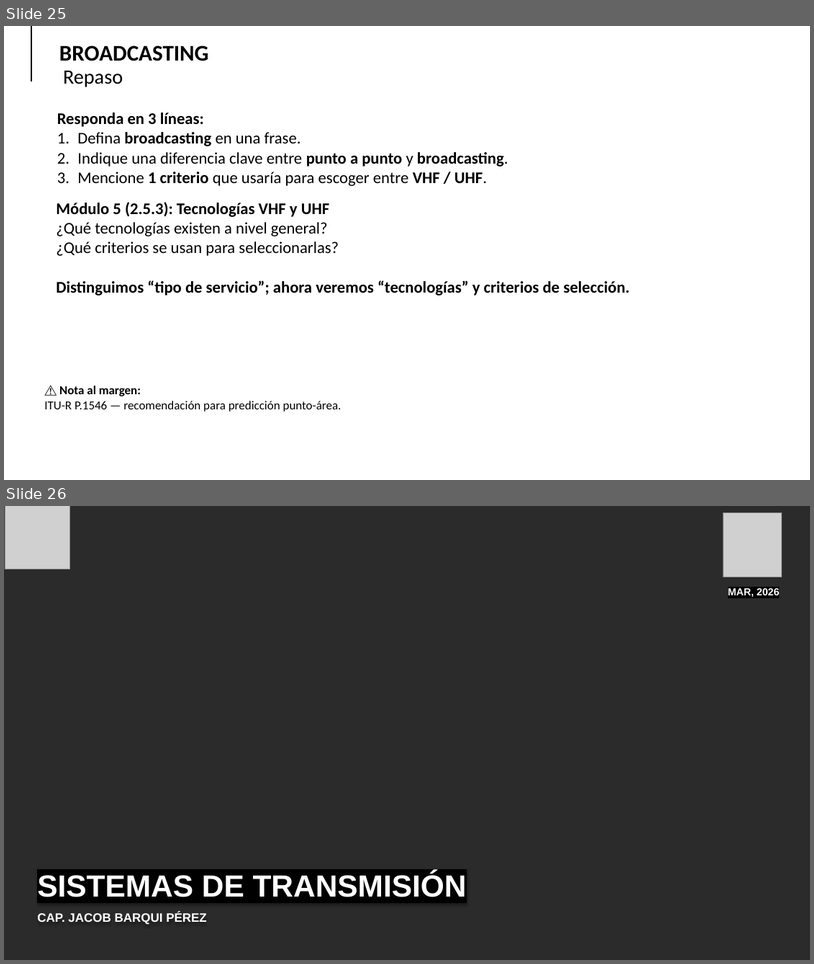
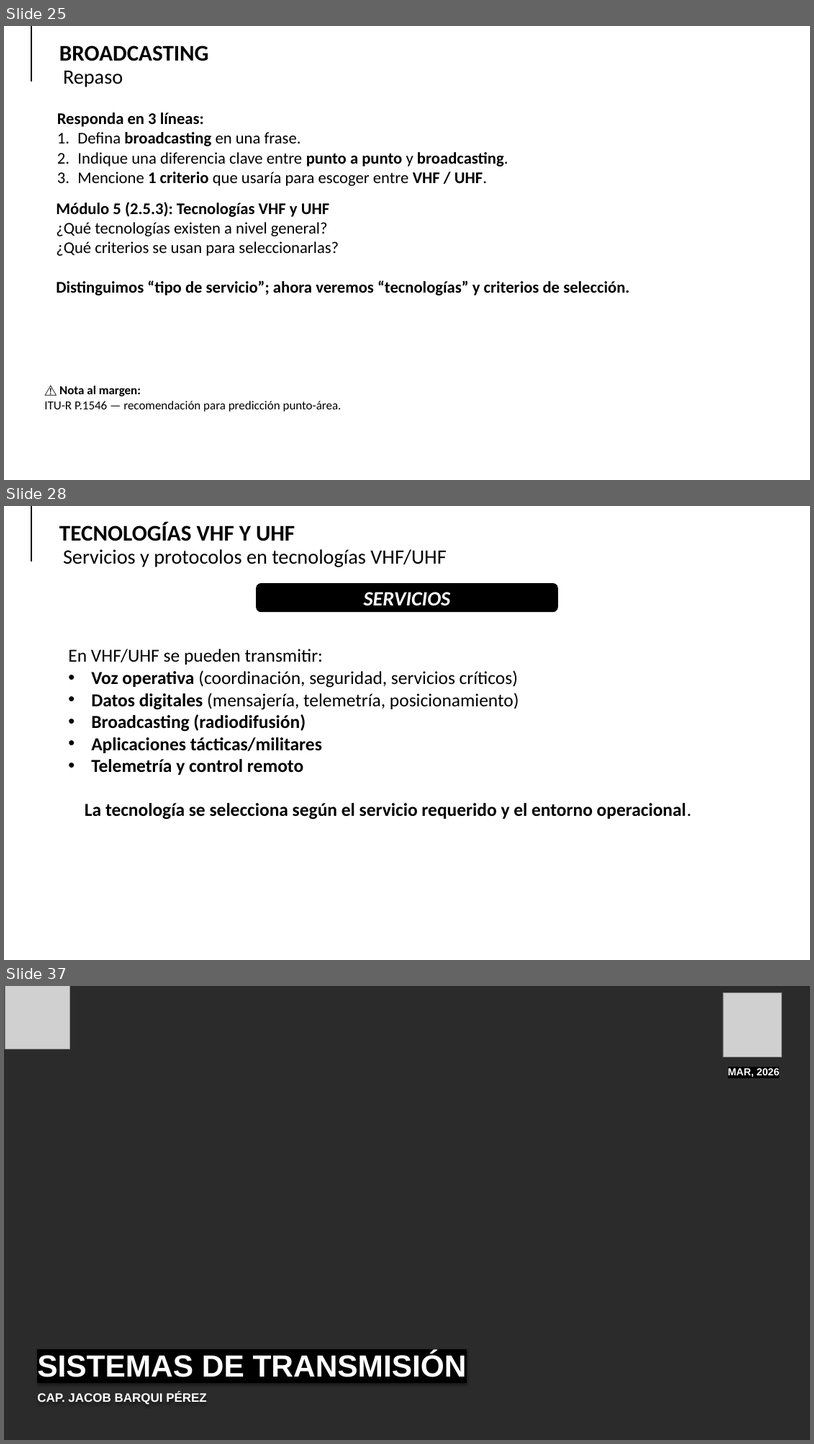
Before and after one commit to Milesfox04/Sistemas-de-transmision, a slide deck: clases/24-03-26/sesion 15-16-17-18-19-20 2026.pptx. Shown one above the other, each under a label of ours: slides 25 and 26 before the commit, slides 25, 28 and 37 after it; the slides between them are not shown. The pictures are 814x964 and 814x1444 pixels, drawn with LibreOffice and Linux fonts; fonts in the diff are those of the drawing; grey boxes stand for pictures; background and template pictures are left out; a plain dark background stands for a picture behind light text. Boxes give left, top, right and bottom in pixels: in the first picture for what was removed or moved away, otherwise in the second. Text is boxed around its words. In the diff, an @@ line names an element or a change of style, - is before the commit and + after.

```diff
--- a/clases/24-03-26/sesion 15-16-17-18-19-20 2026.pptx
+++ b/clases/24-03-26/sesion 15-16-17-18-19-20 2026.pptx
@@ slide 28 added at [4, 506, 810, 960], background picture (left out) @@
@@ line added from (31, 506) to (31, 561), #000000 2.5 pt @@
@@ text added at [59, 522, 295, 541], 44 pt, text #000000, bold @@
+TECNOLOGÍAS VHF Y UHF
@@ text added at [63, 549, 446, 567], 40 pt, text #000000 @@
+Servicios y protocolos en tecnologías VHF/UHF
@@ rounded rectangle added at [256, 583, 558, 612], fill #000000, outline #000000 1 pt, 40 pt, text #FFFFFF, bold, italic @@
+SERVICIOS
@@ text added at [68, 649, 692, 819], 36 pt, text #000000, bold @@
+En VHF/UHF se pueden transmitir:
+• Voz operativa (coordinación, seguridad, servicios críticos)
+• Datos digitales (mensajería, telemetría, posicionamiento)
+• Broadcasting (radiodifusión)
+• Aplicaciones tácticas/militares
+• Telemetría y control remoto
+La tecnología se selecciona según el servicio requerido y el entorno operacional.
@@ what was slide 26 is now slide 37 @@
```
Also in this commit, not shown: 10 other slides added, 3 other files.
